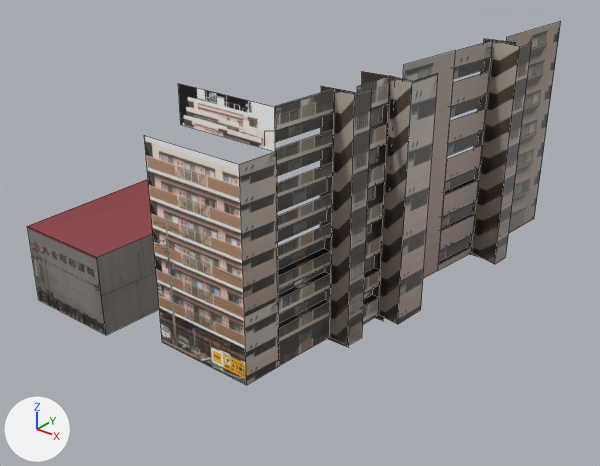
Before and after pictures for a commit that changed the Blender file モデリング/新家系ストラクチャ/北千住~南千住/関屋・河原/2L.blend.
Both versions are drawn from a camera (50 mm lens) standing at (41.3, -107.1, 57.4) and looking at (-24.3, -25.1, 6.6). Every picture has the same lights, and +X, +Y and +Z are marked at lower left. The first picture is the older version. Mesh edges are drawn as thin lines.

Names of what the first picture shows: '立方体.001', '立方体.002', '立方体.035', '立方体.036' and 1 more.
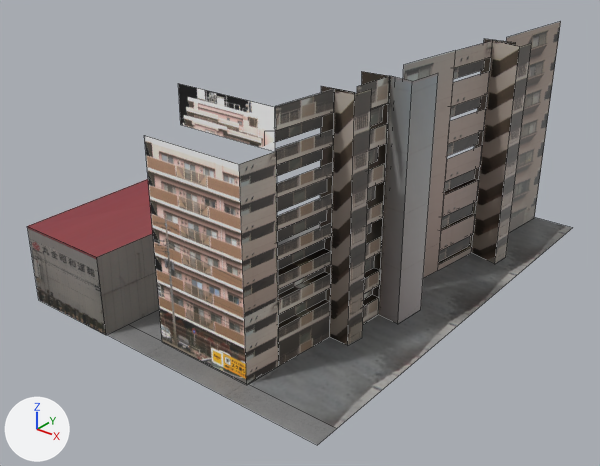
Boxes (x1, y1, x2, y2) around the edits, measured in the pictures (600 x 466 px):
'立方体.035', recoloured, surface changed: (159, 71, 535, 384) in both
'平面', added: after (107, 217, 572, 445)
    faces in mat_マテリアル_015 (picture img_enseki_png): (249, 217, 572, 429)
    faces in mat_マテリアル_014 (picture img_preparetemp_1p_0_png): (107, 224, 336, 445)
part 1 of me_立方体_035, recoloured: (379, 76, 412, 324) in both
part 2 of me_立方体_035, recoloured: (398, 73, 438, 323) in both
part 3 of me_立方体_035, surface changed: (379, 73, 438, 324) in both

What changed in the scene script:
```text
Add img_dsc02432p_0_png:
    img_dsc02432p_0_png = load_image('DSC02432p-0.png', 'DSC02432p-0.png', 256, 256, 'sRGB')
Add img_enseki_png:
    img_enseki_png = load_image('enseki.png', 'enseki.png', 128, 128, 'sRGB')
Add img_preparetemp_1p_0_png:
    img_preparetemp_1p_0_png = load_image('PrepareTemp-1p-0.png', 'PrepareTemp-1p-0.png', 256, 256, 'sRGB')
Add mat_マテリアル:
    mat_マテリアル = principled_material('マテリアル')
    mat_マテリアル.texture = img_dsc02432p_0_png
Add mat_マテリアル_015:
    mat_マテリアル_015 = principled_material('マテリアル.015')
    mat_マテリアル_015.texture = img_enseki_png
Add mat_マテリアル_014:
    mat_マテリアル_014 = principled_material('マテリアル.014')
    mat_マテリアル_014.texture = img_preparetemp_1p_0_png
Change me_立方体_035:
    where me_立方体_035.from_pydata(...)  # 230 vertices, 79 faces; spans x -0.2..1.7, y -1.0..10.8, z -0.1..32.0
    used by ob_立方体_035; location = (-24.9, -44.1, 0.0); scale = (12.2, 5.39, 1.0)
    me_立方体_035 part 1: the 1 face centred in x 1.4, y 3.1, z 15.9 switches from mat_マテリアル_021 (picture img_dsc024291_png) to mat_マテリアル (picture img_dsc02432p_0_png)
    me_立方体_035 part 2: the 1 face centred in x 1.6, y 3.5, z 15.9 switches from mat_マテリアル_022 (picture img_dsc024290_png) to mat_マテリアル (picture img_dsc02432p_0_png)
    me_立方体_035 part 3: texture (UV) coordinates of 2 of 79 faces, centred in x 1.4..1.6, y 3.1..3.5, z 15.9, changed; they spanned u 0.0..0.73, v 0.01..1.01 and now span u 0.0..1.0, v 0.0..1.01
    add me_立方体_035.materials.append(mat_マテリアル)  # picture img_dsc02432p_0_png
Add me_平面:
    me_平面.from_pydata(...)  # 8 vertices, 3 faces; spans x -36.7..1.0, y -52.7..14.3, z 0.0
    # faces by material slot: [2, 1]
    me_平面.materials.append(mat_マテリアル_014)  # picture img_preparetemp_1p_0_png
    me_平面.materials.append(mat_マテリアル_015)  # picture img_enseki_png
Add ob_平面:
    ob_平面 = bpy.data.objects.new('平面', me_平面)
    ob_平面.location = (-0.9, 0.0, 0.0)
```
